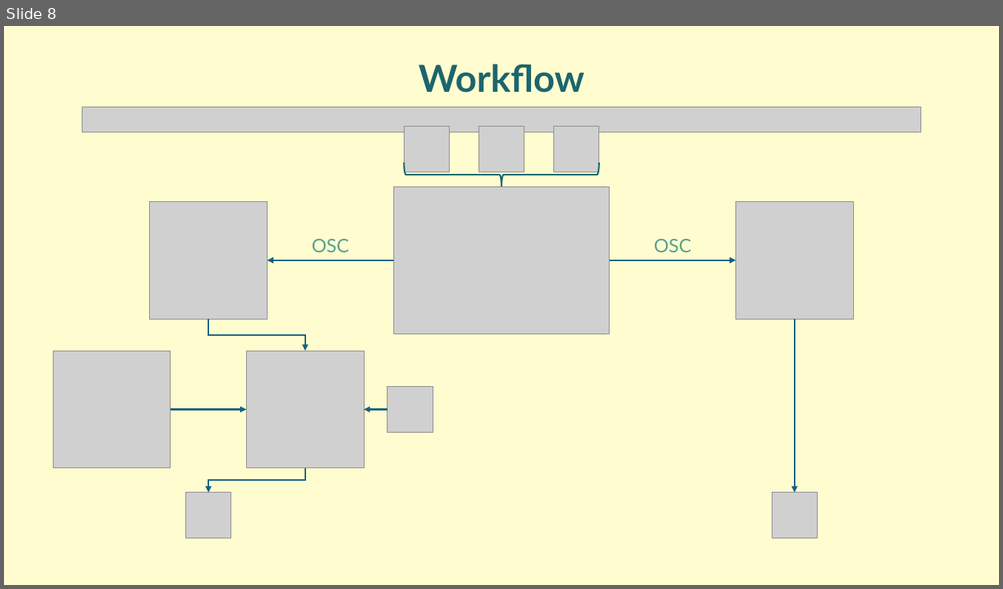
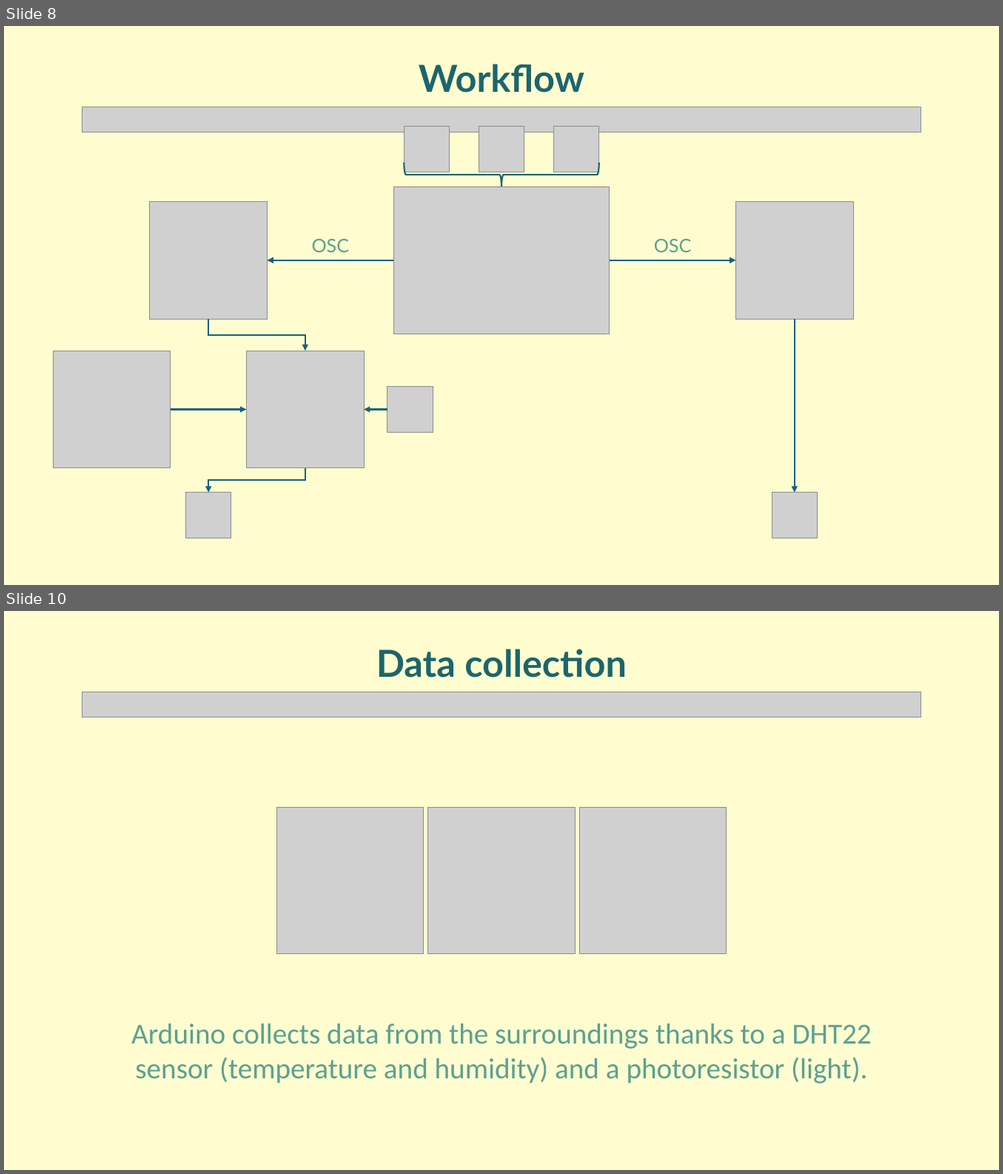
Before and after one commit to Ciorpy/G.A.I.A.-CMLS-2025, a slide deck: GAIA.pptx. Shown one above the other, each under a label of ours: slide 8 before the commit, slides 8 and 10 after it; the slides between them are not shown. The pictures are 1003x589 and 1003x1174 pixels, drawn with LibreOffice and Linux fonts; fonts in the diff are those of the drawing; grey boxes stand for pictures. Boxes give left, top, right and bottom in pixels: in the first picture for what was removed or moved away, otherwise in the second. Text is boxed around its words. In the diff, an @@ line names an element or a change of style, - is before the commit and + after.

```diff
--- a/GAIA.pptx
+++ b/GAIA.pptx
@@ slide 10 added at (4, 611, 999, 1170), background #FFFDD0 @@
@@ text added at (376, 649, 626, 678), 36 pt, text #1C656D, bold @@
+Data collection
@@ picture added at (82, 692, 920, 717) @@
@@ picture added at (276, 807, 424, 954) @@
@@ picture added at (428, 807, 575, 954) @@
@@ picture added at (579, 807, 726, 954) @@
@@ text added at (131, 1024, 871, 1084), 28 pt, text #5BA191 @@
+Arduino collects data from the surroundings thanks to a DHT22 sensor (temperature and humidity) and a photoresistor (light).
```
Also in this commit, not shown: 1 slide changed, 24 other slides added, 4 slides removed.
